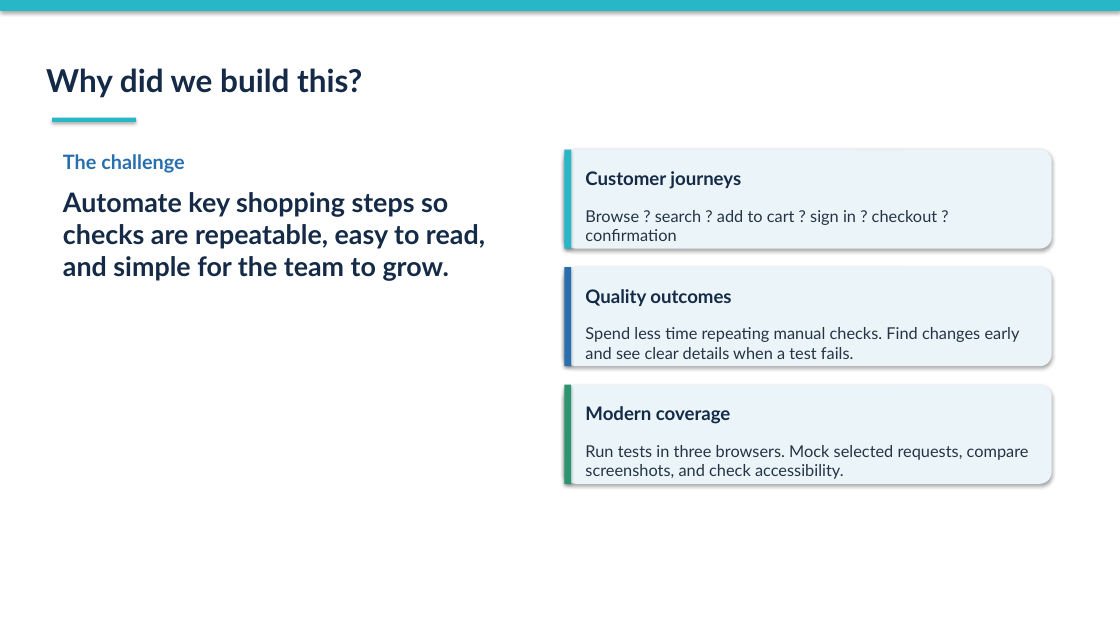
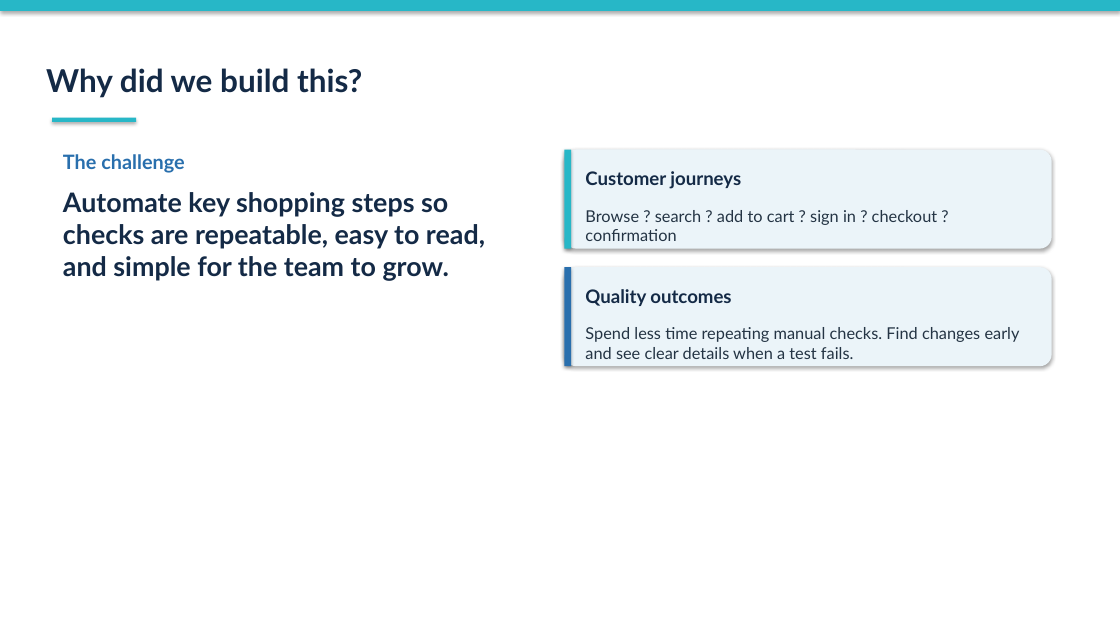
Before and after one commit to SushamaKam/ECommerceCapstone, a slide deck: slide 2 of docs/Playwright_Framework_Project_Presentation.pptx. Drawn at 1120x630 pixels with LibreOffice and Linux fonts; fonts in the diff are those of the drawing. Boxes give left, top, right and bottom in pixels: in the first picture for what was removed or moved away, otherwise in the second. Text is boxed around its words. In the diff, an @@ line names an element or a change of style, - is before the commit and + after.

Commit message:
changes in ppt

```diff
--- a/docs/Playwright_Framework_Project_Presentation.pptx
+++ b/docs/Playwright_Framework_Project_Presentation.pptx
@@ rounded rectangle removed at (x1=565, y1=385, x2=1052, y2=484) @@
@@ rectangle removed at (x1=565, y1=385, x2=571, y2=484) @@
@@ text removed at (x1=585, y1=406, x2=731, y2=424) @@
-Modern coverage
@@ text removed at (x1=585, y1=445, x2=1029, y2=479) @@
-Run tests in three browsers. Mock selected requests, compare screenshots, and check accessibility.
```
Also in this commit, not shown: 1 other slide changed, 1 other file.
